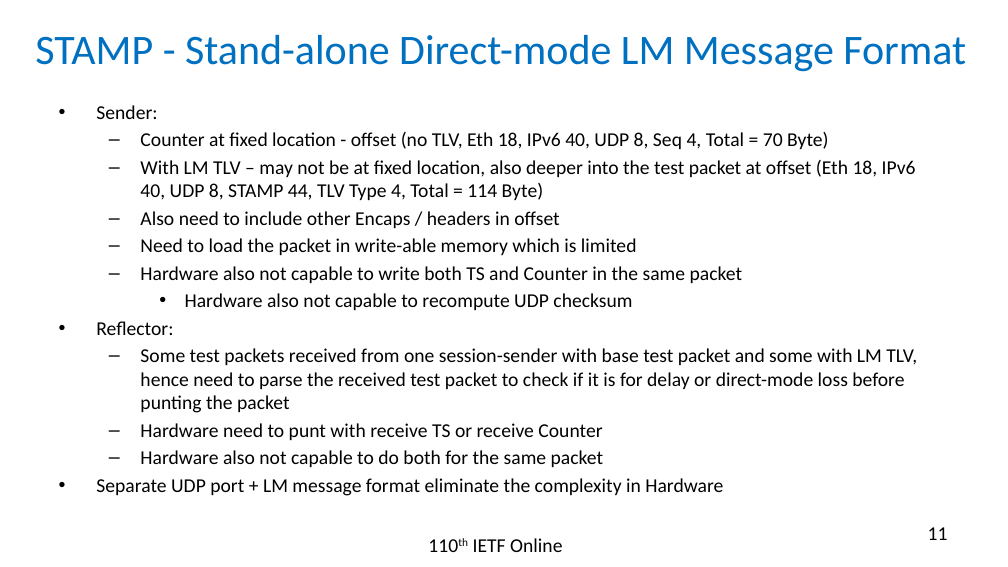
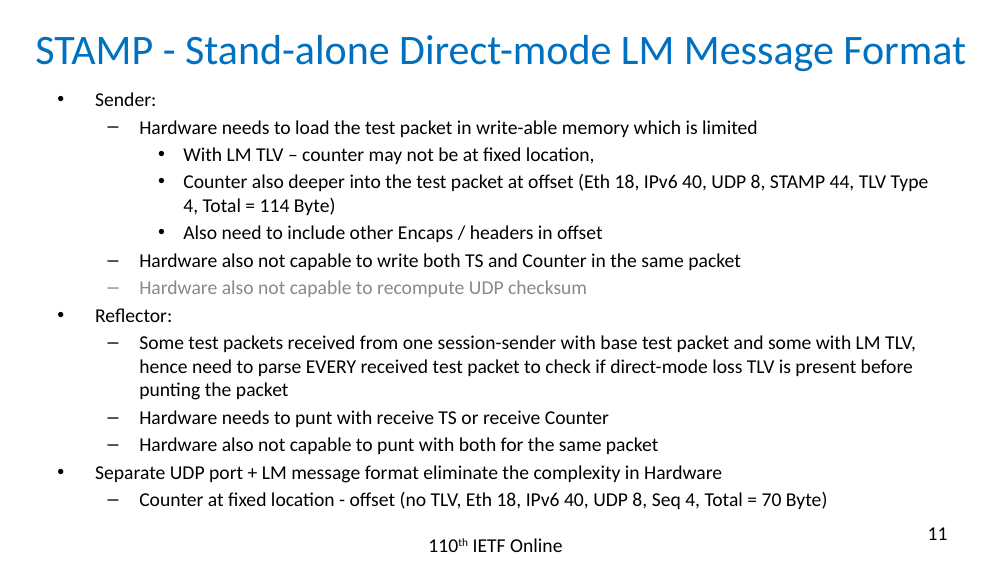
Before and after one commit to rakgandhi/ietf-slides, a slide deck: slide 11 of draft-gandhi-ippm-stamp-srpm-01.pptx. Drawn at 1008x567 pixels with LibreOffice and Linux fonts; fonts in the diff are those of the drawing. Boxes give left, top, right and bottom in pixels: in the first picture for what was removed or moved away, otherwise in the second. Text is boxed around its words. In the diff, an @@ line names an element or a change of style, - is before the commit and + after.

```diff
--- a/draft-gandhi-ippm-stamp-srpm-01.pptx
+++ b/draft-gandhi-ippm-stamp-srpm-01.pptx
@@ text "Sender:": place and size @@
-text "Sender:" at (96,105,917,496)
+text "Sender:" at (95,92,929,509)
@@ text at (139,120,929,215): text changed @@
-  – Counter at fixed location - offset (no TLV, Eth 18, IPv6 40, UDP 8, Seq 4, Total = 70 Byte)
-  – With LM TLV – may not be at fixed location, also deeper into the test packet at offset (Eth 18, IPv6 40, UDP 8, STAMP 44, TLV Type 4, Total = 114 Byte)
+  – Hardware needs to load the test packet in write-able memory which is limited
+    • With LM TLV – counter may not be at fixed location,
+    • Counter also deeper into the test packet at offset (Eth 18, IPv6 40, UDP 8, STAMP 44, TLV Type 4, Total = 114 Byte)
@@ text at (139,225,602,297): text colour #000000 to #898989 in "Hardware also not capable to recompute UDP ..."; bullet – to •; list level 2 to 3 in "Also need to include other ..."; bullet • to –; list level 3 to 2 in "Hardware also not capable to ..." @@
@@ text at (140,238,637,255): paragraph removed @@
-  – Need to load the packet in write-able memory which is limited
@@ text at (139,335,916,454): text changed @@
-  – Some test packets received from one session-sender with base test packet and some with LM TLV, hence need to parse the received test packet to check if it is for delay or direct-mode loss before punting the packet
-  – Hardware need to punt with receive TS or receive Counter
-  – Hardware also not capable to do both for the same packet
+  – Some test packets received from one session-sender with base test packet and some with LM TLV, hence need to parse EVERY received test packet to check if direct-mode loss TLV is present before punting the packet
+  – Hardware needs to punt with receive TS or receive Counter
+  – Hardware also not capable to punt with both for the same packet
@@ text at (139,492,828,509): paragraph added @@
+  – Counter at fixed location - offset (no TLV, Eth 18, IPv6 40, UDP 8, Seq 4, Total = 70 Byte)
```
Also in this commit, not shown: 1 other slide changed, 1 other file.
